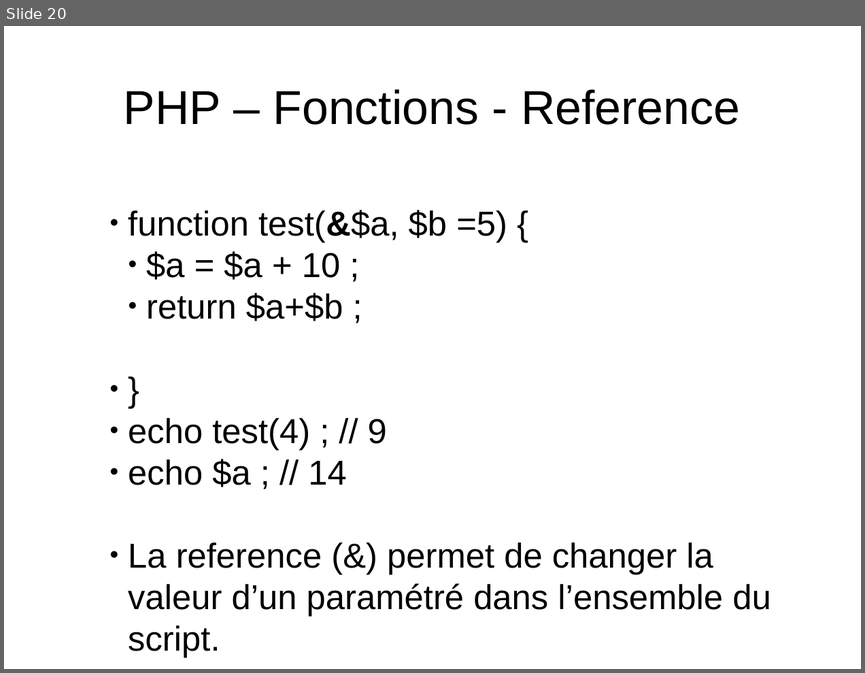
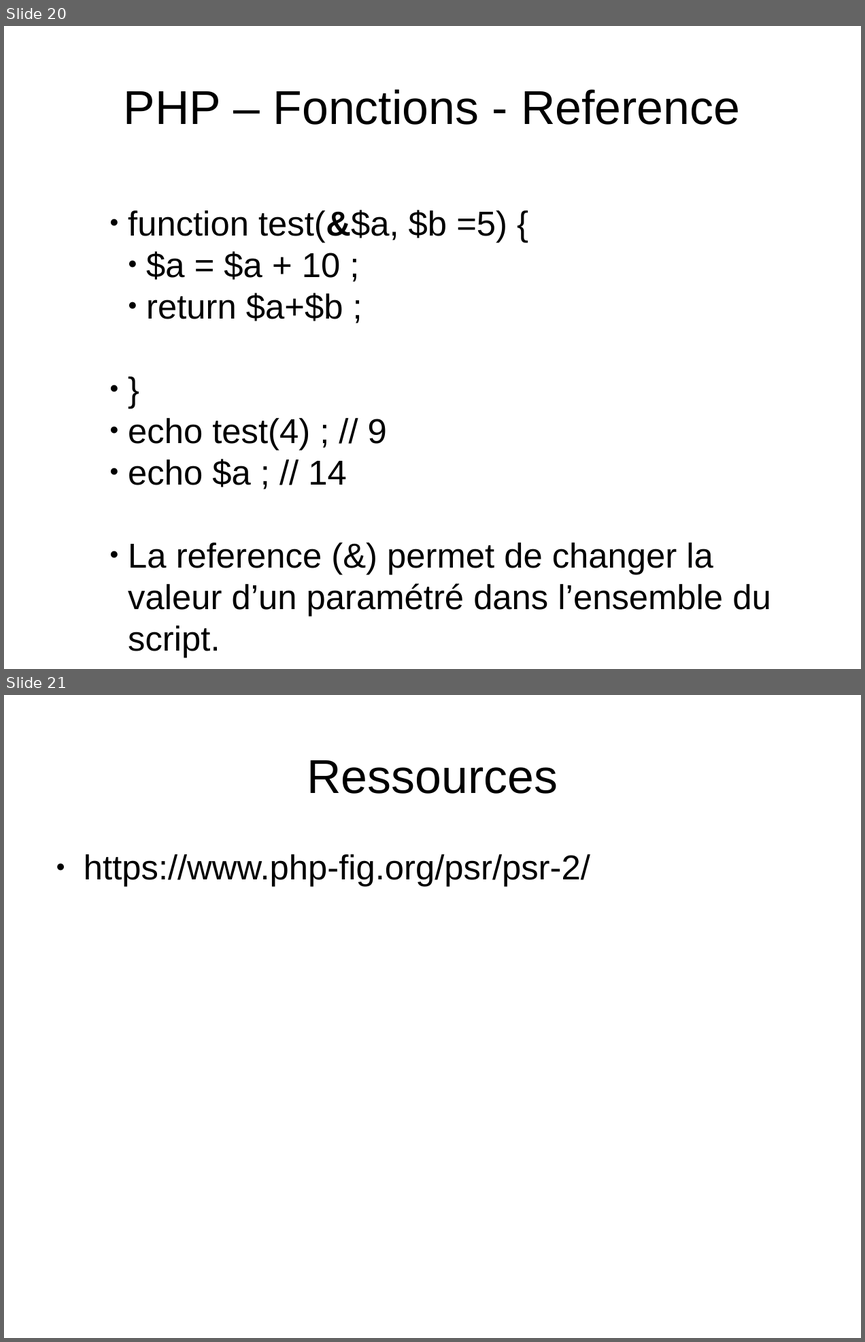
Before and after one commit to NicoM88/formation, a slide deck: PHP/formation.odp. Shown one above the other, each under a label of ours: slide 20 before the commit, slides 20 and 21 after it. The pictures are 865x673 and 865x1342 pixels, drawn with LibreOffice and Linux fonts; fonts in the diff are those of the drawing. Boxes give left, top, right and bottom in pixels: in the first picture for what was removed or moved away, otherwise in the second. Text is boxed around its words. In the diff, an @@ line names an element or a change of style, - is before the commit and + after.

```diff
--- a/PHP/formation.odp
+++ b/PHP/formation.odp
@@ slide 21 added at box(4, 695, 861, 1338), background #FFFFFF @@
@@ title added at box(307, 760, 558, 794), 44 pt, text #000000 @@
+Ressources
@@ text added at box(84, 854, 590, 887), 32 pt, text #000000 @@
+● https://www.php-fig.org/psr/psr-2/
```
Also in this commit, not shown: 1 other file.
